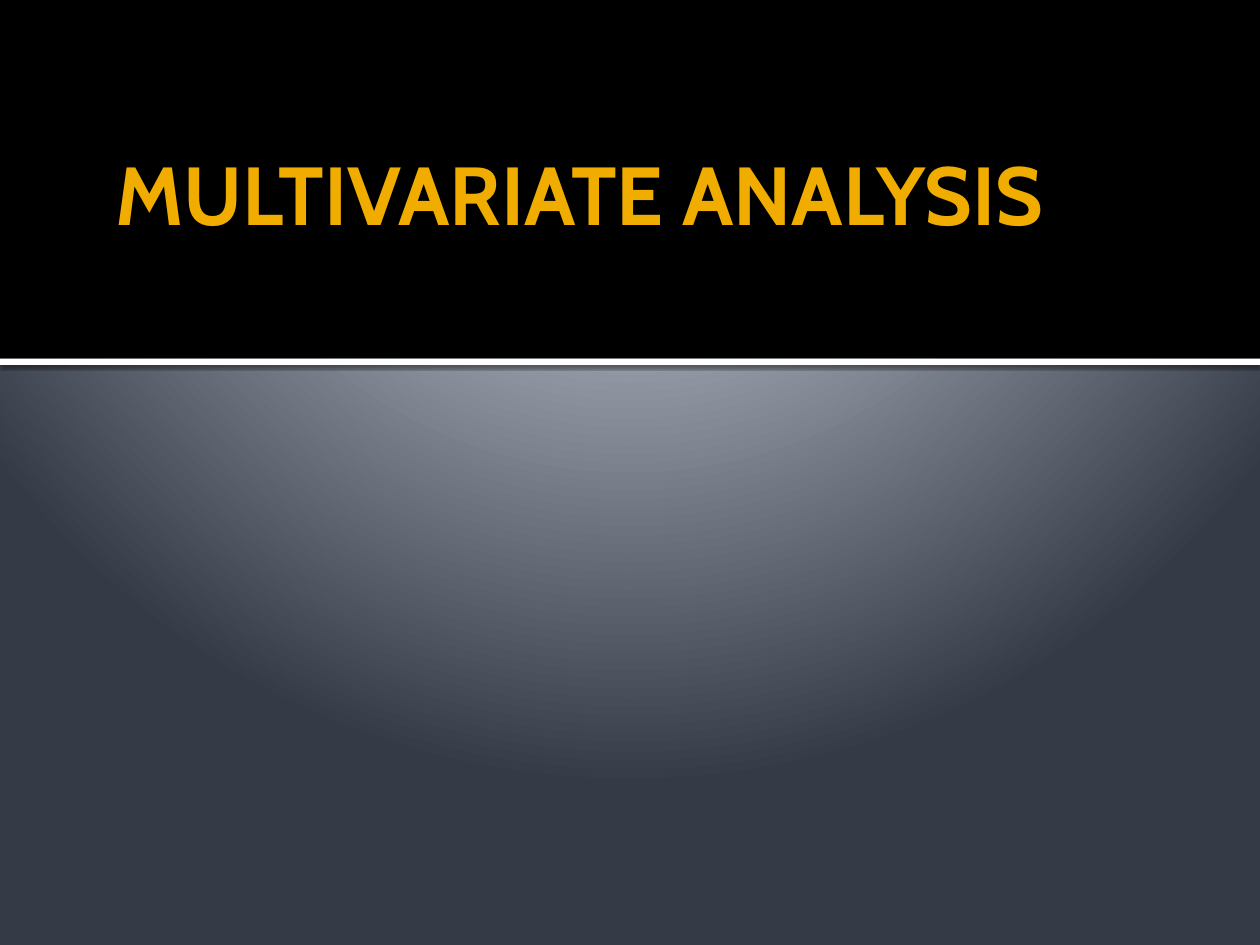
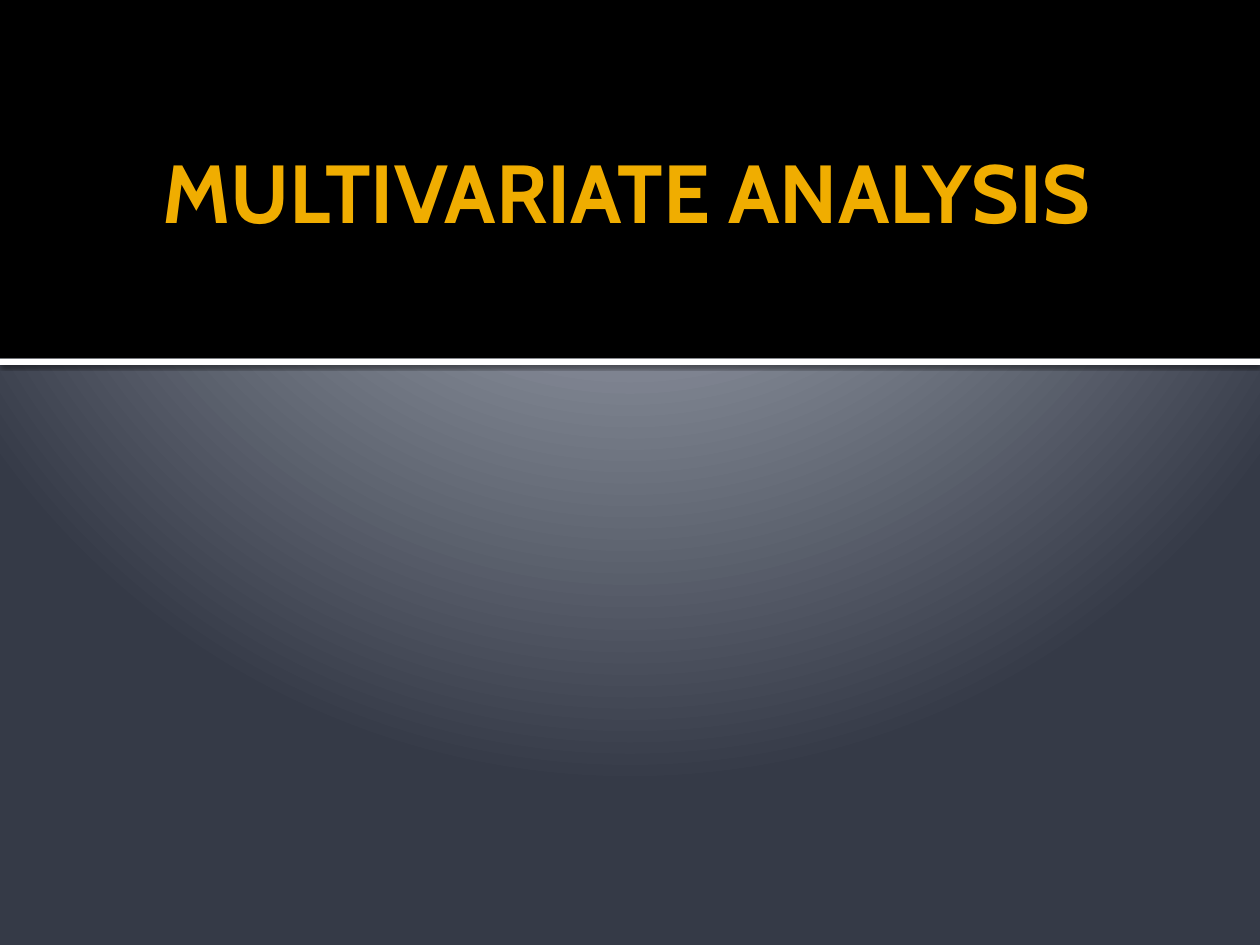
Before and after one commit to SuPaTeT/Code-Plateau-Group-2-Tanzania-Project, a slide deck: slide 13 of TANZANIA TOURIST REPORT.pptx. Drawn at 1260x945 pixels with LibreOffice and Linux fonts; fonts in the diff are those of the drawing. Boxes give left, top, right and bottom in pixels: in the first picture for what was removed or moved away, otherwise in the second. Text is boxed around its words. In the diff, an @@ line names an element or a change of style, - is before the commit and + after.

```diff
--- a/TANZANIA TOURIST REPORT.pptx
+++ b/TANZANIA TOURIST REPORT.pptx
@@ background gradient #C1C5D3 to #BFC4D2 to #353B47 to gradient #C0C6D2 to #353A47 @@
@@ title "MULTIVARIATE ANALYSIS": place and size @@
-title "MULTIVARIATE ANALYSIS" at <box>116,166,1043,226</box>
+title "MULTIVARIATE ANALYSIS" at <box>162,164,1090,224</box>
@@ title "MULTIVARIATE ANALYSIS" at <box>162,164,1090,224</box>: alignment left to centre; vertical alignment bottom to middle @@
```
Also in this commit, not shown: 23 other slides changed, 1 slide added, 1 slide removed, 1 other file.
